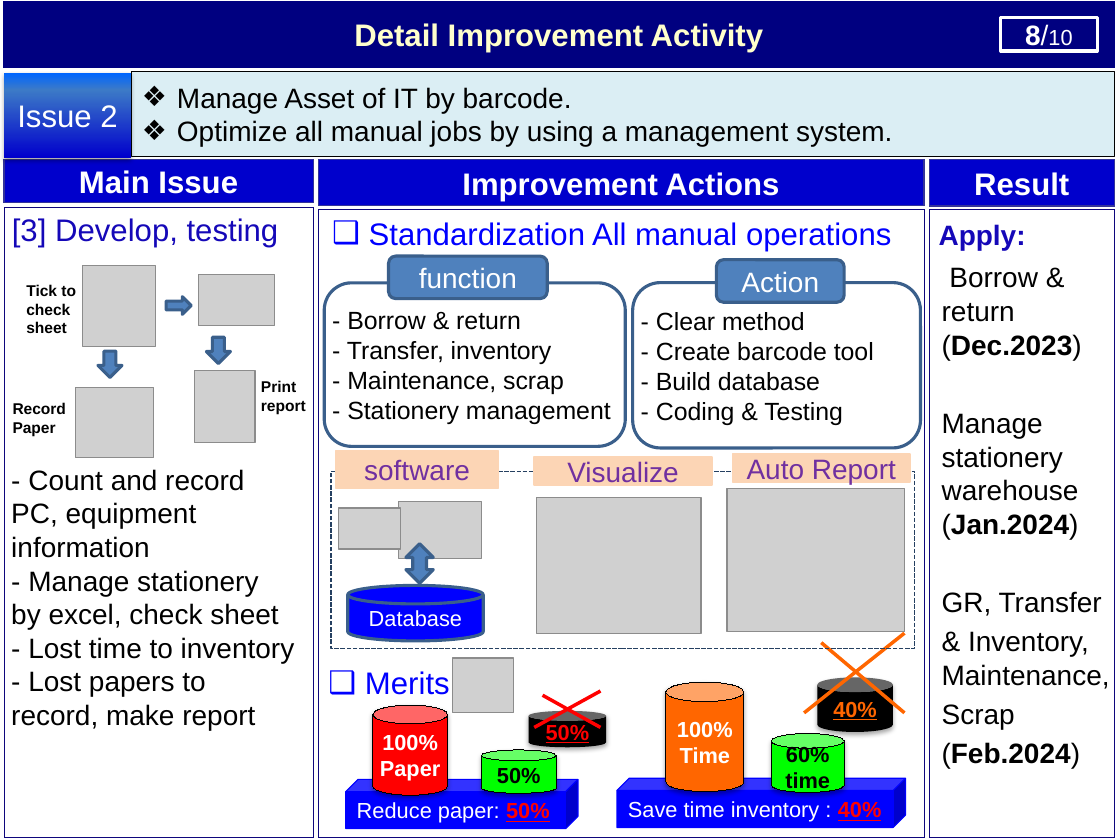
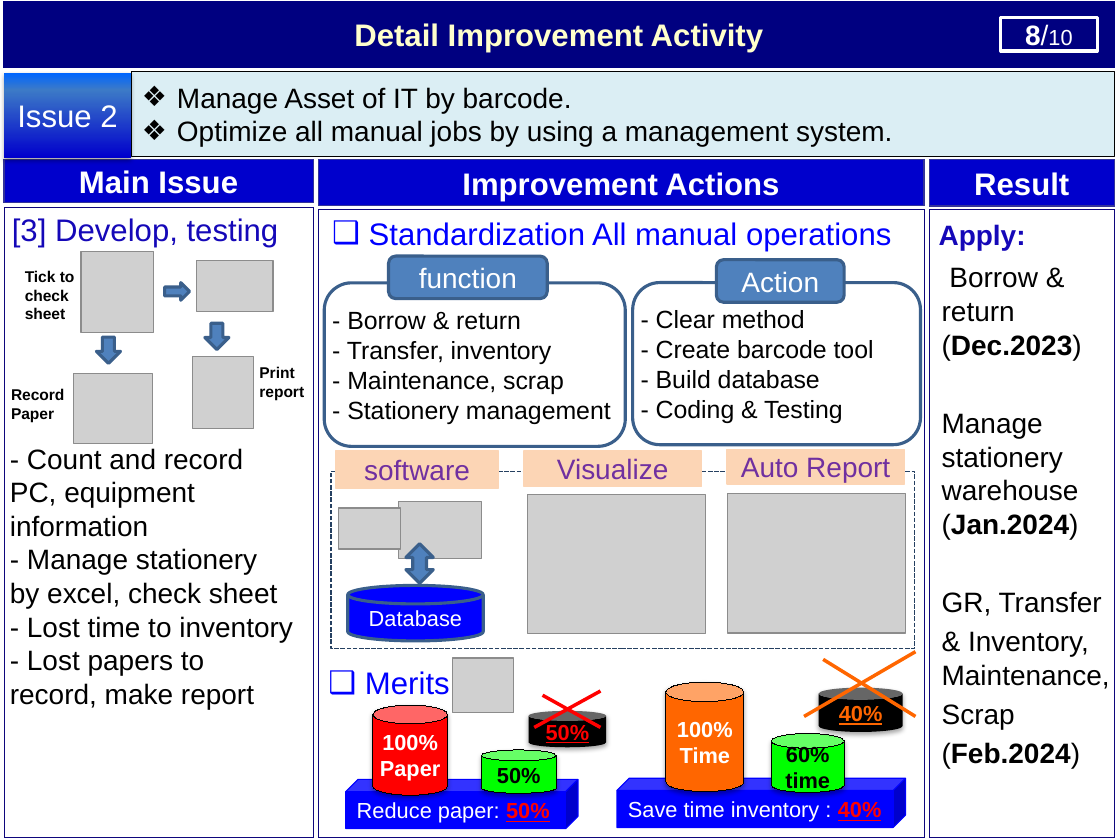
Before and after one commit to thietbicongnghevietnam/ReportPSNV, a slide deck: slide 9 of Report_test.pptx. Drawn at 1120x840 pixels with LibreOffice and Linux fonts; fonts in the diff are those of the drawing; grey boxes stand for pictures. Boxes give left, top, right and bottom in pixels: in the first picture for what was removed or moved away, otherwise in the second. Text is boxed around its words. In the diff, an @@ line names an element or a change of style, - is before the commit and + after.

```diff
--- a/Report_test.pptx
+++ b/Report_test.pptx
@@ text "Tick to check sheet": place and size @@
-text "Tick to check sheet" at <box>26,284,76,333</box>
+text "Tick to check sheet" at <box>25,270,75,319</box>
@@ 4 pictures, 2 texts, 2 down arrows, 1 right arrow: place and size @@
-4 pictures, 2 texts, 2 down arrows, 1 right arrow at <box>13,265,306,458</box>
+4 pictures, 2 texts, 2 down arrows, 1 right arrow at <box>11,251,304,444</box>
@@ text "- Count and record PC, ...": place and size @@
-text "- Count and record PC, ..." at <box>11,469,295,730</box>
+text "- Count and record PC, ..." at <box>10,448,293,709</box>
@@ rectangle "Auto Report": place and size @@
-rectangle "Auto Report" at <box>732,455,911,483</box>
+rectangle "Auto Report" at <box>727,449,905,484</box>
@@ rectangle "Visualize": place and size @@
-rectangle "Visualize" at <box>534,457,712,485</box>
+rectangle "Visualize" at <box>524,451,702,487</box>
@@ picture: place and size @@
-picture at <box>536,497,701,633</box>
+picture at <box>528,495,706,634</box>
@@ picture: place and size @@
-picture at <box>727,488,905,632</box>
+picture at <box>728,493,906,633</box>
@@ line moved from (804, 713) - (905, 633) to (804, 717) - (915, 652) @@
@@ cylinder "40%": place and size @@
-cylinder "40%" at <box>818,678,894,732</box>
+cylinder "40%" at <box>819,688,903,732</box>
@@ line moved from (821, 643) - (905, 713) to (823, 660) - (915, 717) @@
```
Also in this commit, not shown: 5 other slides changed, 1 other file.
